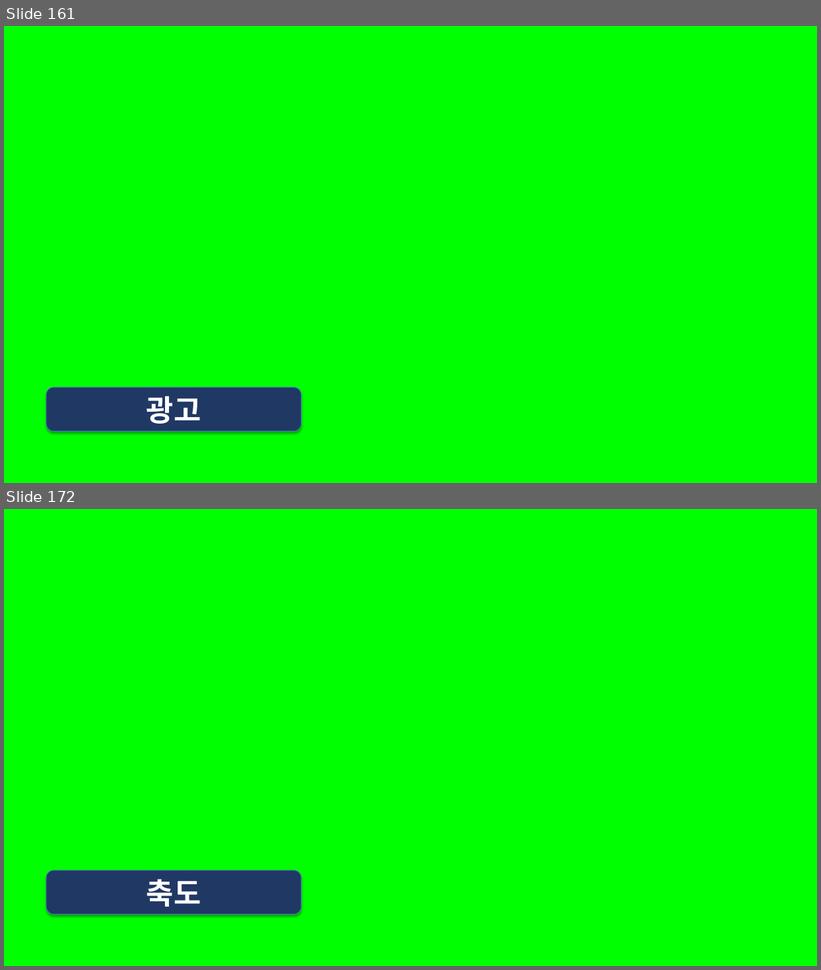
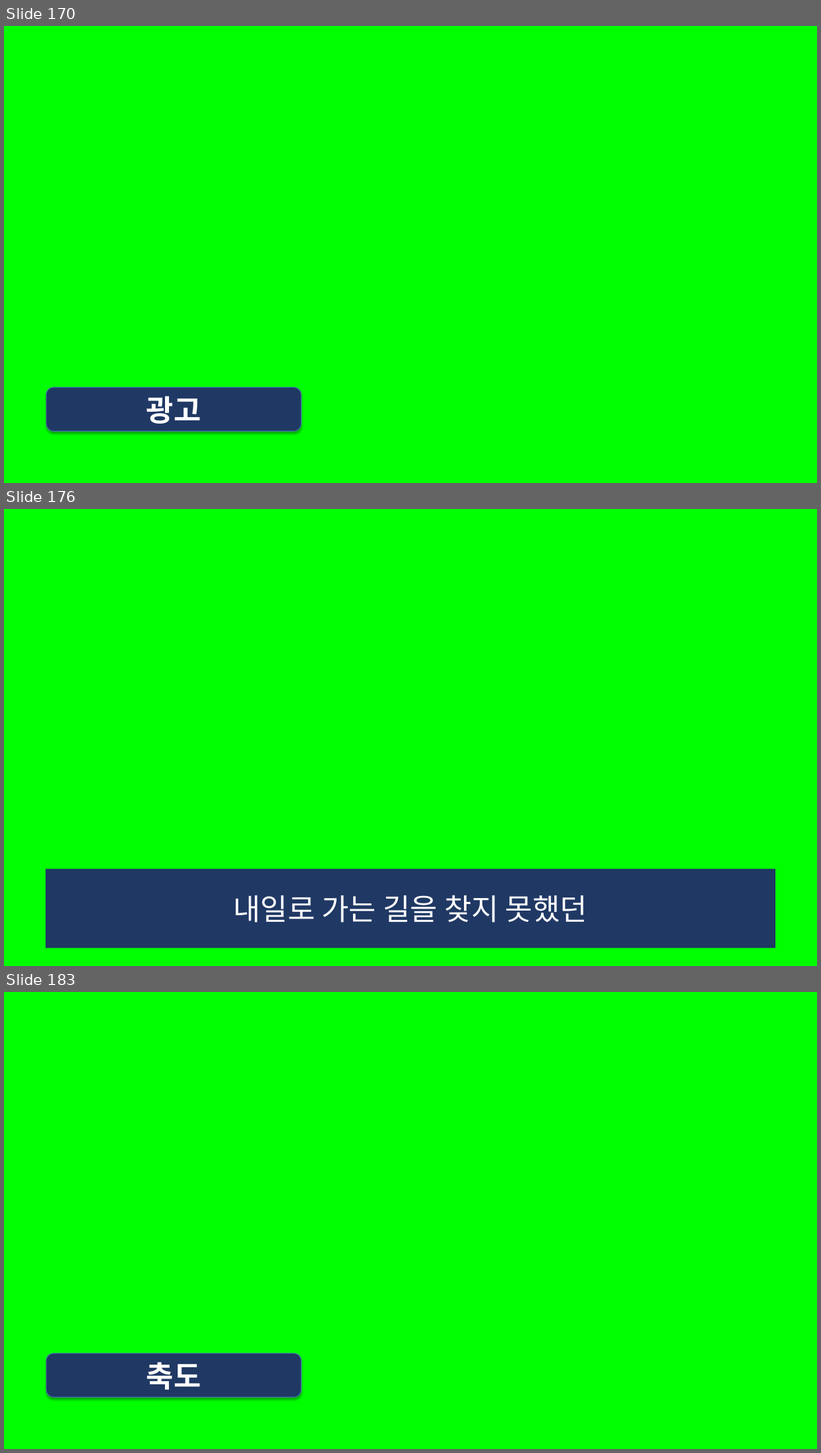
Before and after one commit to whizsavvy/evergreen_church, a slide deck: 2026-02-21_늘푸른교회_.pptx. Shown one above the other, each under a label of ours: slides 161 and 172 before the commit, slides 170, 176 and 183 after it; the slides between them are not shown. The pictures are 821x970 and 821x1453 pixels, drawn with LibreOffice and Linux fonts; fonts in the diff are those of the drawing. Boxes give left, top, right and bottom in pixels: in the first picture for what was removed or moved away, otherwise in the second. Text is boxed around its words. In the diff, an @@ line names an element or a change of style, - is before the commit and + after.

```diff
--- a/2026-02-21_늘푸른교회_.pptx
+++ b/2026-02-21_늘푸른교회_.pptx
@@ slide 176 added at (4, 509, 817, 966), background #00FF00 @@
@@ rectangle added at (46, 869, 776, 949), fill #203864, 35 pt, text #FFFFFF @@
+내일로 가는 길을 찾지 못했던
@@ what was slide 161 is now slide 170 @@
@@ what was slide 172 is now slide 183 @@
```
Also in this commit, not shown: 10 other slides added.
